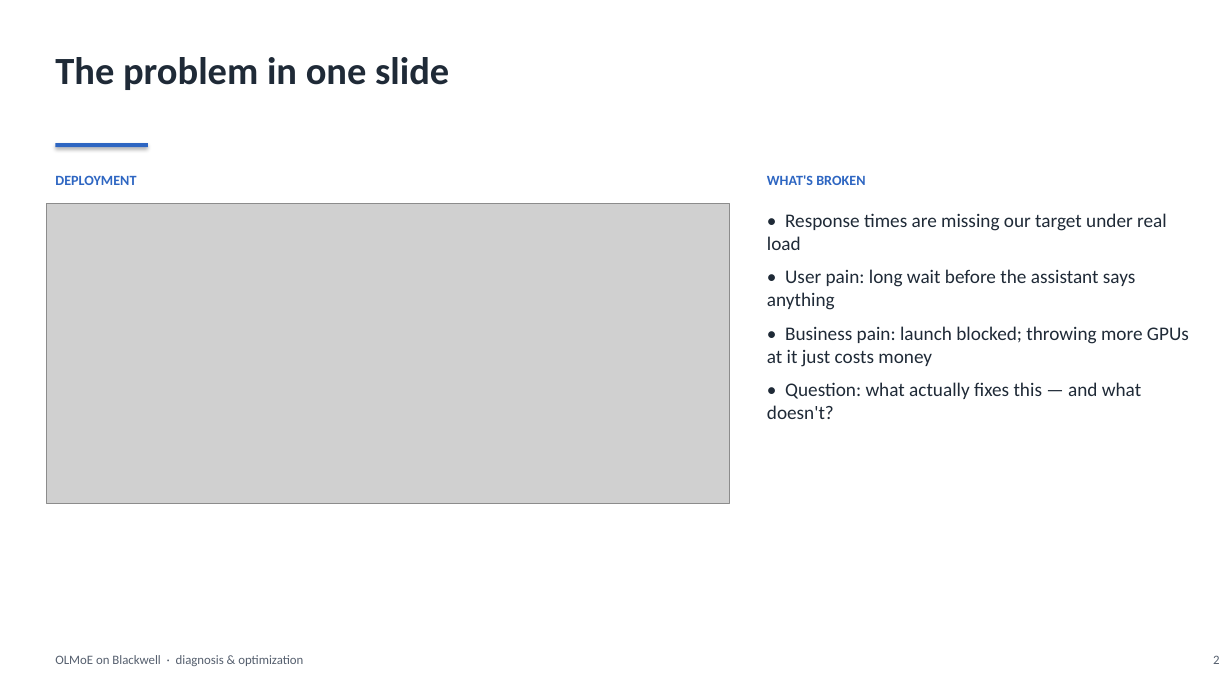
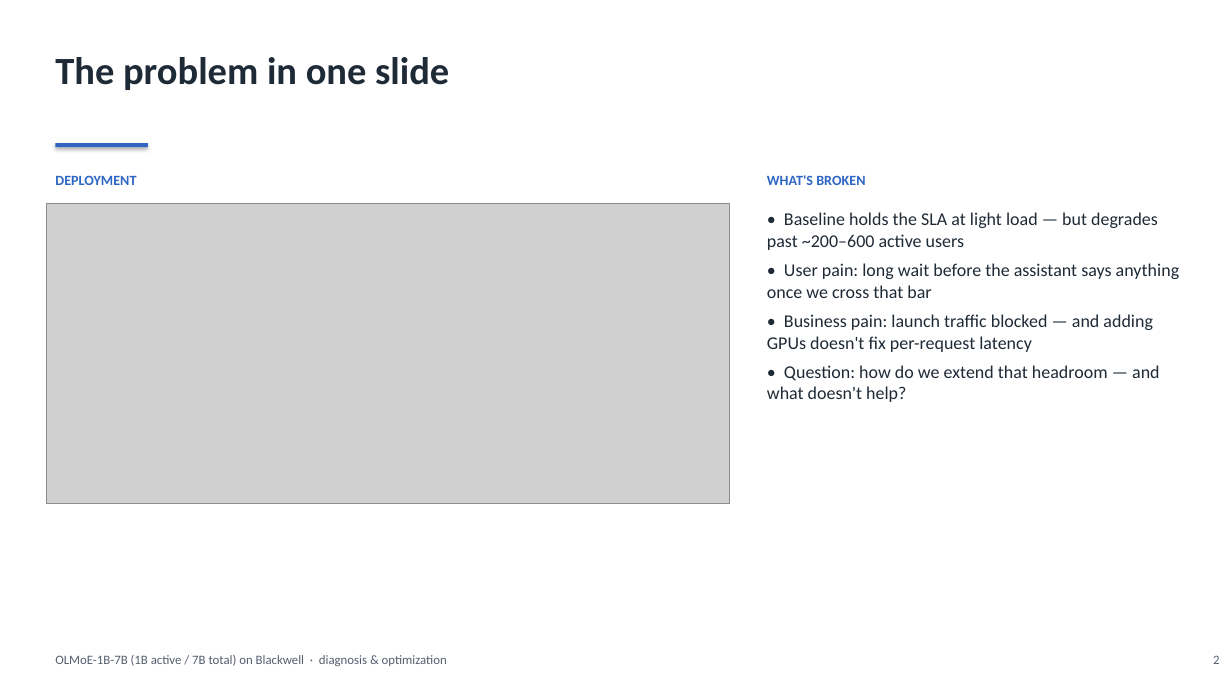
Before and after one commit to harishvs/moe-inference-optimize, a slide deck: slide 2 of talk/deck.pptx. Drawn at 1232x693 pixels with LibreOffice and Linux fonts; fonts in the diff are those of the drawing; grey boxes stand for pictures. Boxes give left, top, right and bottom in pixels: in the first picture for what was removed or moved away, otherwise in the second. Text is boxed around its words. In the diff, an @@ line names an element or a change of style, - is before the commit and + after.

```diff
--- a/talk/deck.pptx
+++ b/talk/deck.pptx
@@ text at [767, 212, 1179, 402]: text changed; size 15 to 14 pt @@
-• Response times are missing our target under real load
-• User pain: long wait before the assistant says anything
-• Business pain: launch blocked; throwing more GPUs at it just costs money
-• Question: what actually fixes this — and what doesn't?
+• Baseline holds the SLA at light load — but degrades past ~200–600 active users
+• User pain: long wait before the assistant says anything once we cross that bar
+• Business pain: launch traffic blocked — and adding GPUs doesn't fix per-request latency
+• Question: how do we extend that headroom — and what doesn't help?
@@ text at [55, 655, 447, 666]: text changed @@
-OLMoE on Blackwell · diagnosis & optimization
+OLMoE-1B-7B (1B active / 7B total) on Blackwell · diagnosis & optimization
```
Also in this commit, not shown: 12 other slides changed, 4 slides added, 1 slide removed, 5 other files.
